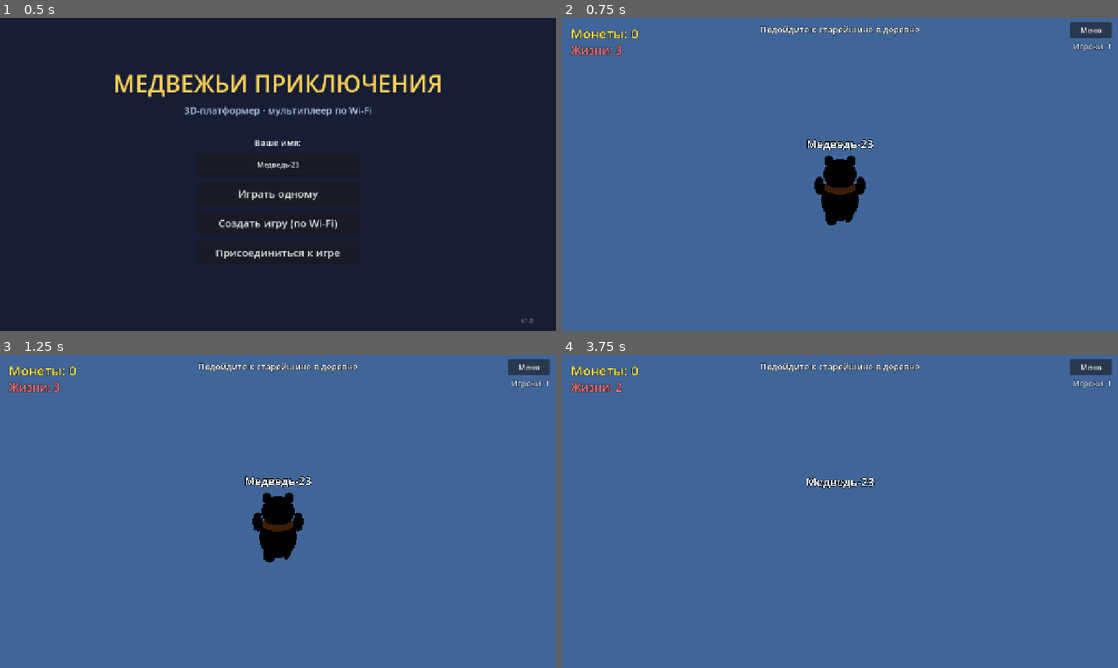
Above: before the commit, frames 1-4 (two rows, left to right).
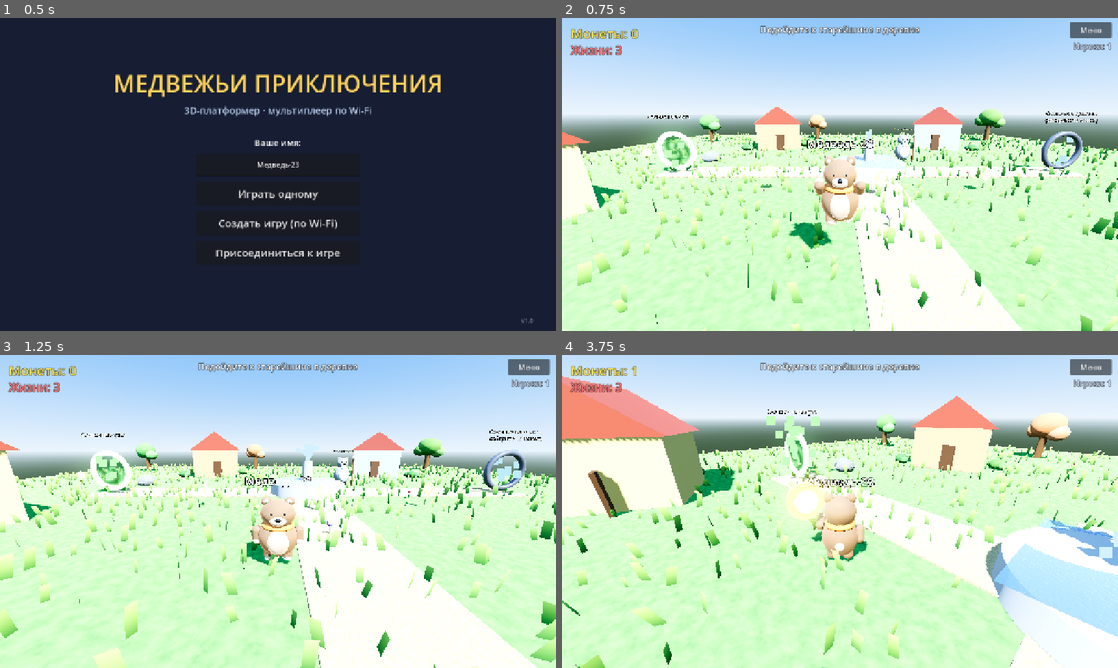
Above: after the commit, the same moments.

Repository: crucian1812-a11y/AR2
Game: Godot game, scene res://scenes/Menu.tscn
Same seed, same stepped clock (60 frames per second), same inputs: the game is played once before the commit and once after it.
Inputs (mouse positions are in pixels of both pictures, inside the frame that each line leads up to):
- Up to frame 1 (0.5 s): no input
- Up to frame 2 (0.75 s): click "Играть одному" at 0.5 s
- Up to frame 3 (1.25 s): no input
- Up to frame 4 (3.75 s): move the mouse to (962, 495) at 1.27 s; hold D (move_right) 1.28-2.03 s; tap E (attack) every 0.75 s from 1.35 to 3.6 s; click (962, 495) at 1.42 s; tap Space (jump) at 1.52, 2.27 s; move the mouse to (812, 511) at 2.02 s; hold W (move_forward) from 2.03 s (still down); move the mouse to (851, 505) at 2.77 s; move the mouse to (834, 517) at 3.52 s

Frame 1 is identical in both runs. In frame 2, 99% of the frame differs, in the area x 0-100%, y 0-100%; in frame 3, 99%; in frame 4, 99%.
Error before the commit: Parse Error: Could not resolve class "WorldBase". (res://worlds/Hub.gd:1)

Commit message:
Fix duplicate 'quad' variable in Portal.gd breaking script compilation
Co-Authored-By: Claude Fable 5 <noreply@anthropic.com>
Claude-Session: https://claude.ai/code/session_014LxUSg3ZMjZiArAjB1aL7y

Diff:
--- a/game/objects/Portal.gd
+++ b/game/objects/Portal.gd
@@ -38,9 +38,9 @@
 	add_child(ring)
 
 	_disc = MeshInstance3D.new()
-	var quad := QuadMesh.new()
-	quad.size = Vector2(2.2, 2.2)
-	_disc.mesh = quad
+	var disc_quad := QuadMesh.new()
+	disc_quad.size = Vector2(2.2, 2.2)
+	_disc.mesh = disc_quad
 	_disc.position.y = 0.2
 	var dm := ShaderMaterial.new()
 	dm.shader = PORTAL_SHADER
